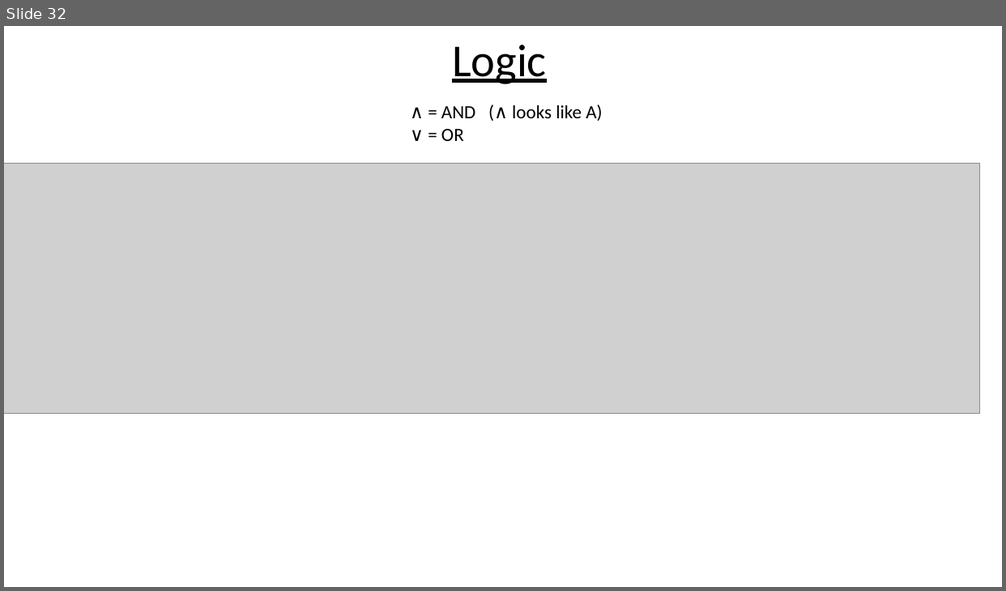
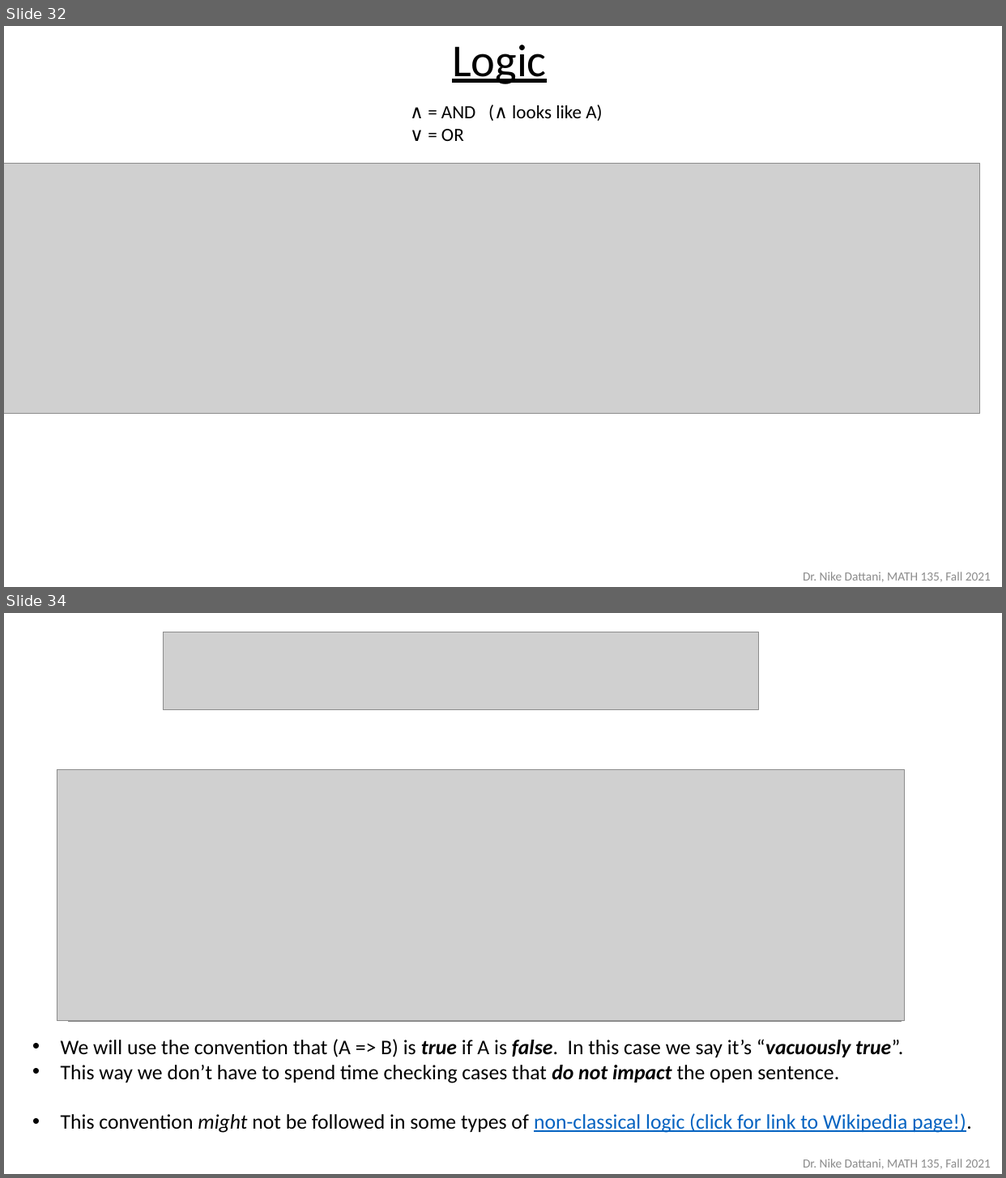
Before and after one commit to ndattani/Lecture_Notes, a slide deck: University_of_Waterloo/Fall_2021/MATH135/UW_Fall2021_MATH135_Lecture4.pptx. Shown one above the other, each under a label of ours: slide 32 before the commit, slides 32 and 34 after it; the slides between them are not shown. The pictures are 1006x591 and 1006x1178 pixels, drawn with LibreOffice and Linux fonts; fonts in the diff are those of the drawing; grey boxes stand for pictures. Boxes give left, top, right and bottom in pixels: in the first picture for what was removed or moved away, otherwise in the second. Text is boxed around its words. In the diff, an @@ line names an element or a change of style, - is before the commit and + after.

Commit message:
Updated Lecture 4:
- Removed a lot of slides from the end
- Polished slides about "vacuous truth" and added some information (called this a "convention", added some reasoning for why we have this convention, and added wikipedia page to non-classical logic for *possible* other conventions)
- Fixed the silly error of 10a+5 = 5(a+1) instead of 5(2a+1), and therefore further simplified the proof of "numbers ending in 5 are 5b where b is odd.
- added footer to most pages
- might have done something else.

```diff
--- a/University_of_Waterloo/Fall_2021/MATH135/UW_Fall2021_MATH135_Lecture4.pptx
+++ b/University_of_Waterloo/Fall_2021/MATH135/UW_Fall2021_MATH135_Lecture4.pptx
@@ slide 34 added at [4,613,1002,1174], background #FFFFFF @@
@@ picture added at [163,632,758,710] @@
@@ picture added at [57,770,905,1022] @@
@@ picture added at [68,770,901,1022] @@
@@ rectangle added at [196,763,792,828], fill #FFFFFF, outline #FFFFFF 1 pt @@
@@ rectangle added at [404,1011,440,1033], fill #FFFFFF, outline #FFFFFF 1 pt @@
@@ rectangle added at [484,1012,520,1033], fill #FFFFFF, outline #FFFFFF 1 pt @@
@@ rectangle added at [615,1011,650,1033], fill #FFFFFF, outline #FFFFFF 1 pt @@
@@ text added at [61,1039,972,1133], 20 pt, text #000000 @@
+• We will use the convention that (A => B) is true if A is false. In this case we say it’s “vacuously true”.
+• This way we don’t have to spend time checking cases that do not impact the open sentence.
+• This convention might not be followed in some types of non-classical logic (click for link to Wikipedia page!).
@@ rectangle added at [404,1037,440,1059], fill #FFFFFF, outline #FFFFFF 1 pt @@
@@ rectangle added at [482,1037,517,1059], fill #FFFFFF, outline #FFFFFF 1 pt @@
@@ rectangle added at [621,1037,656,1059], fill #FFFFFF, outline #FFFFFF 1 pt @@
@@ rectangle added at [404,1063,440,1083], fill #FFFFFF, outline #FFFFFF 1 pt @@
@@ rectangle added at [484,1063,520,1084], fill #FFFFFF, outline #FFFFFF 1 pt @@
@@ rectangle added at [615,1063,650,1084], fill #FFFFFF, outline #FFFFFF 1 pt @@
@@ rectangle added at [403,1088,438,1110], fill #FFFFFF, outline #FFFFFF 1 pt @@
@@ rectangle added at [493,1088,528,1110], fill #FFFFFF, outline #FFFFFF 1 pt @@
@@ rectangle added at [621,1090,656,1112], fill #FFFFFF, outline #FFFFFF 1 pt @@
@@ text added at [803,1159,991,1169], 12 pt, text #8C8C8C @@
+Dr. Nike Dattani, MATH 135, Fall 2021
@@ slide 32 changed as well @@
@@ text added at [803,572,991,582], 12 pt, text #8C8C8C @@
+Dr. Nike Dattani, MATH 135, Fall 2021
```
Also in this commit, not shown: 29 other slides changed, 3 other slides added, 16 slides removed, 1 other file.
